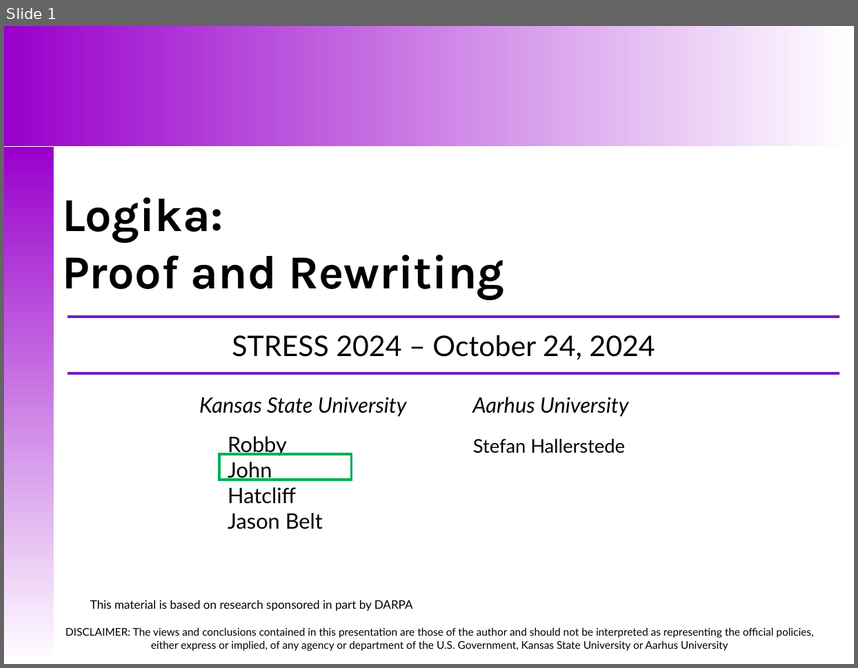
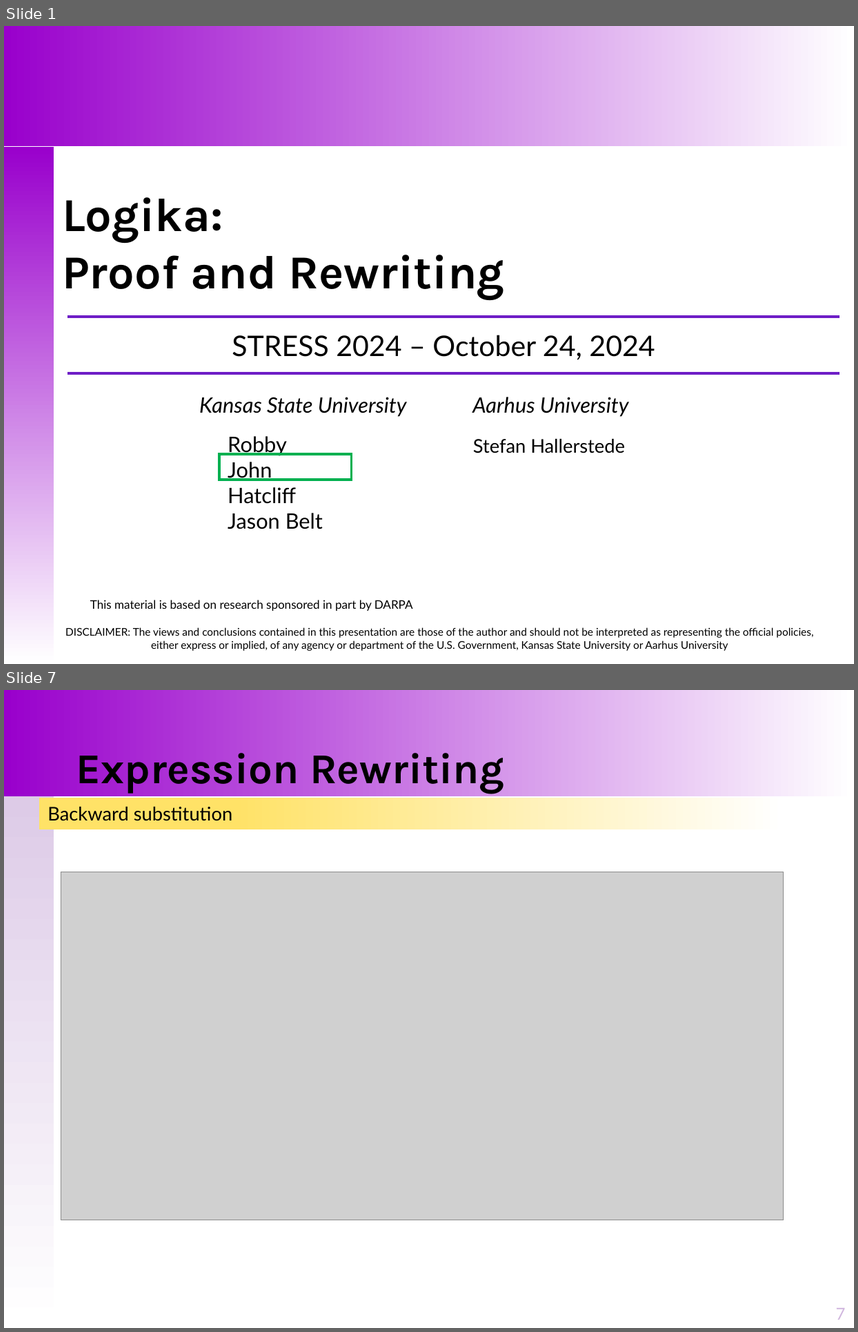
Before and after one commit to santoslab/stress24, a slide deck: slides/A-01-01-Proofs-Rewriting.pptx. Shown one above the other, each under a label of ours: slide 1 before the commit, slides 1 and 7 after it; the slides between them are not shown. The pictures are 858x668 and 858x1332 pixels, drawn with LibreOffice and Linux fonts; fonts in the diff are those of the drawing; grey boxes stand for pictures. Boxes give left, top, right and bottom in pixels: in the first picture for what was removed or moved away, otherwise in the second. Text is boxed around its words. In the diff, an @@ line names an element or a change of style, - is before the commit and + after.

Commit message:
added slides on rewriting

```diff
--- a/slides/A-01-01-Proofs-Rewriting.pptx
+++ b/slides/A-01-01-Proofs-Rewriting.pptx
@@ slide 7 added at [4, 690, 854, 1328], background #FFFFFF @@
@@ rectangle added at [4, 690, 854, 796], fill gradient #9900CC to #FFFFFF @@
@@ title added at [76, 745, 504, 793], 36 pt, text #000000, bold @@
+Expression Rewriting
@@ rectangle added at [5, 796, 54, 1327], fill gradient #DDCBE7 to #FFFFFF @@
@@ rectangle added at [40, 798, 785, 829], fill gradient #FFFFFF to #FFE267, 16 pt, text #000000 @@
+Backward substitution
@@ picture added at [61, 872, 784, 1221] @@
@@ page number added at [836, 1308, 846, 1319], 14 pt, text #D0B6DE @@
+7
```
Also in this commit, not shown: 1 slide changed, 4 other slides added, 10 other files.
